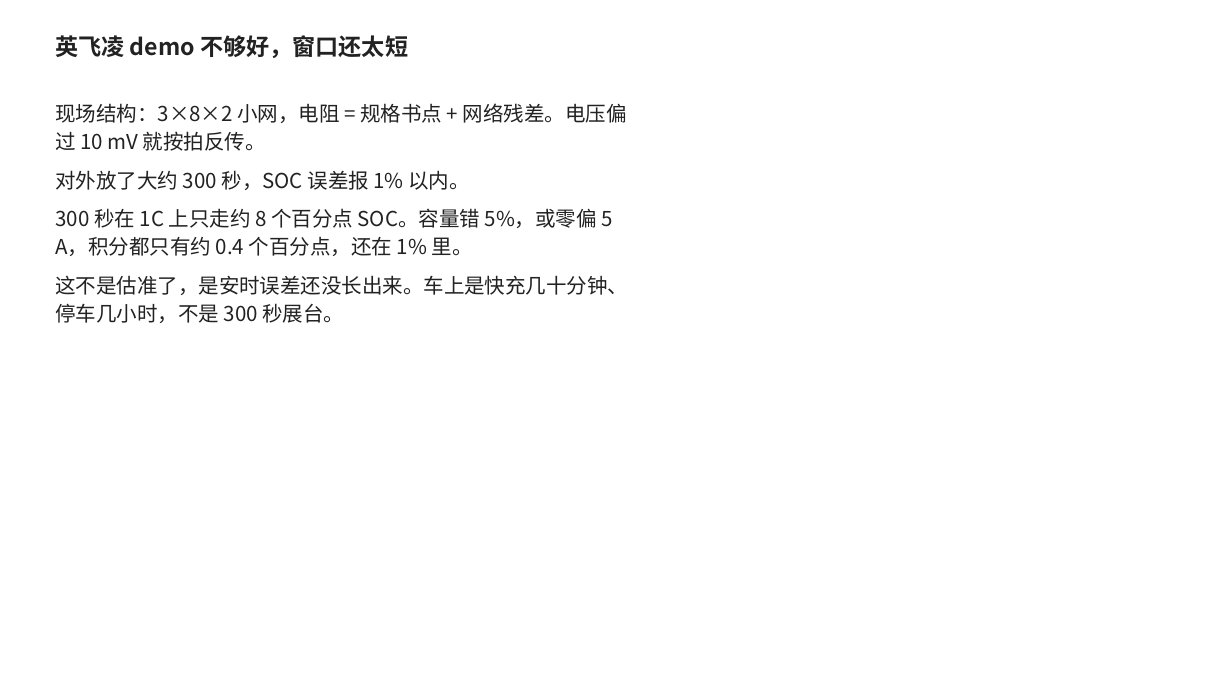
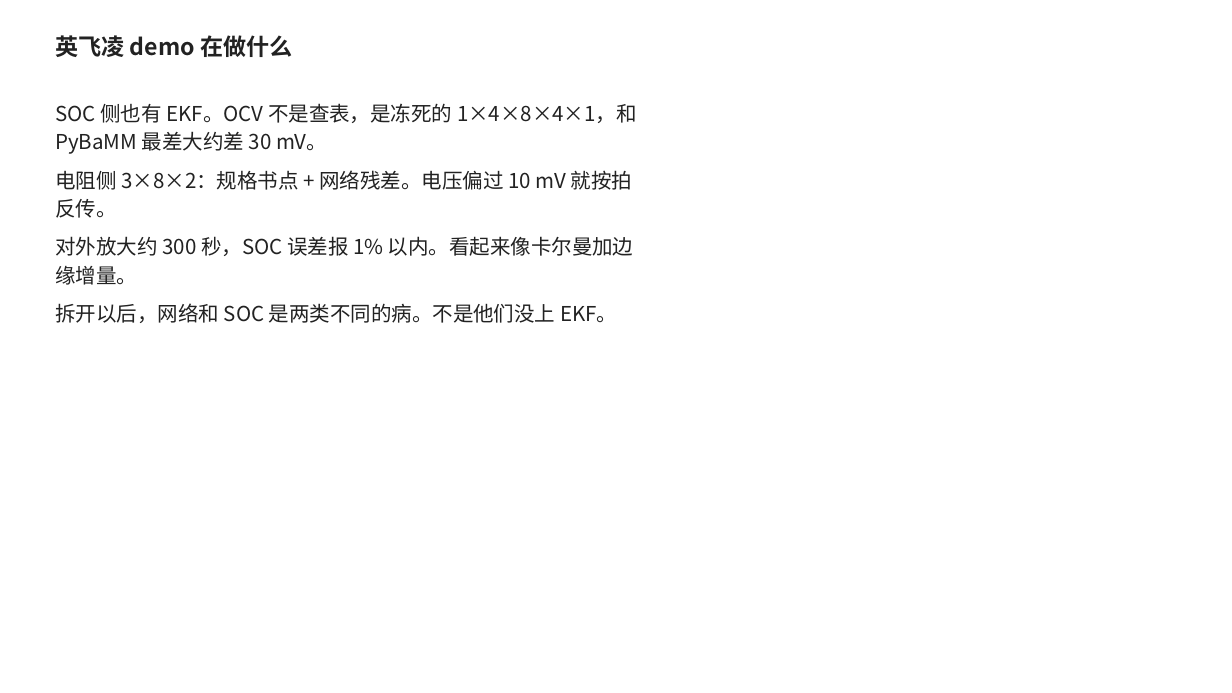
Before and after one commit to ACX-90/BATT, a slide deck: slide 3 of Doc/04-c-第0期实验汇报.pptx. Drawn at 1232x693 pixels with LibreOffice and Linux fonts; fonts in the diff are those of the drawing. Boxes give left, top, right and bottom in pixels: in the first picture for what was removed or moved away, otherwise in the second. Text is boxed around its words. In the diff, an @@ line names an element or a change of style, - is before the commit and + after.

```diff
--- a/Doc/04-c-第0期实验汇报.pptx
+++ b/Doc/04-c-第0期实验汇报.pptx
@@ text at <box>55,35,292,57</box>: text changed @@
-英飞凌 demo 不够好，窗口还太短
+英飞凌 demo 在做什么
@@ text at <box>55,103,637,323</box>: text changed @@
-现场结构：3×8×2 小网，电阻 = 规格书点 + 网络残差。电压偏过 10 mV 就按拍反传。
-对外放了大约 300 秒，SOC 误差报 1% 以内。
-300 秒在 1C 上只走约 8 个百分点 SOC。容量错 5%，或零偏 5 A，积分都只有约 0.4 个百分点，还在 1% 里。
-这不是估准了，是安时误差还没长出来。车上是快充几十分钟、停车几小时，不是 300 秒展台。
+SOC 侧也有 EKF。OCV 不是查表，是冻死的 1×4×8×4×1，和 PyBaMM 最差大约差 30 mV。
+电阻侧 3×8×2：规格书点 + 网络残差。电压偏过 10 mV 就按拍反传。
+对外放大约 300 秒，SOC 误差报 1% 以内。看起来像卡尔曼加边缘增量。
+拆开以后，网络和 SOC 是两类不同的病。不是他们没上 EKF。
```
Also in this commit, not shown: 7 other slides changed, 2 slides added, 2 slides removed, 17 other files.
